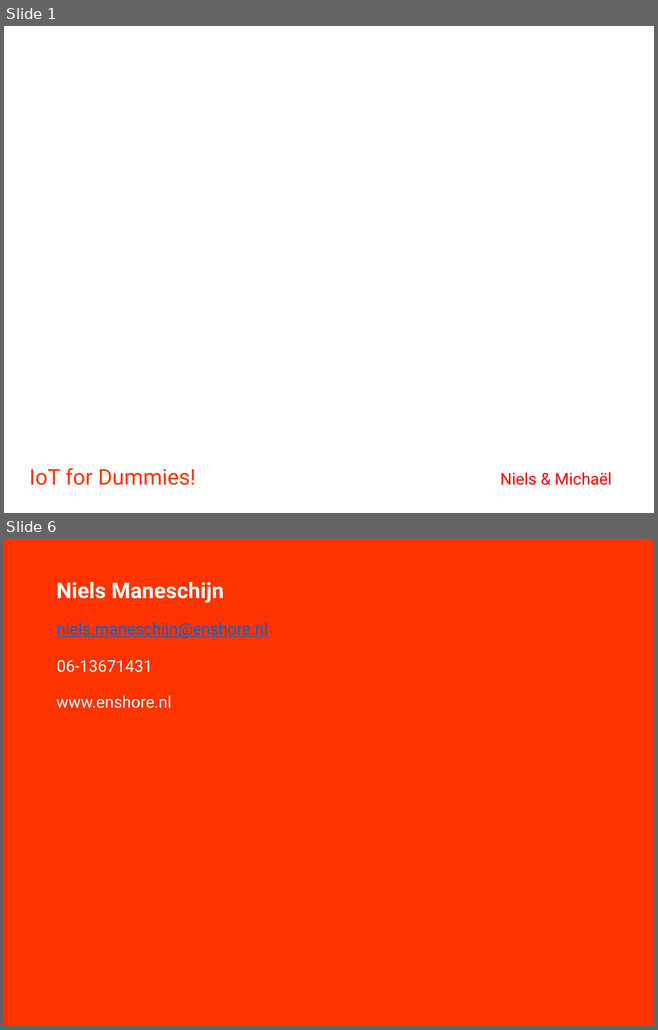
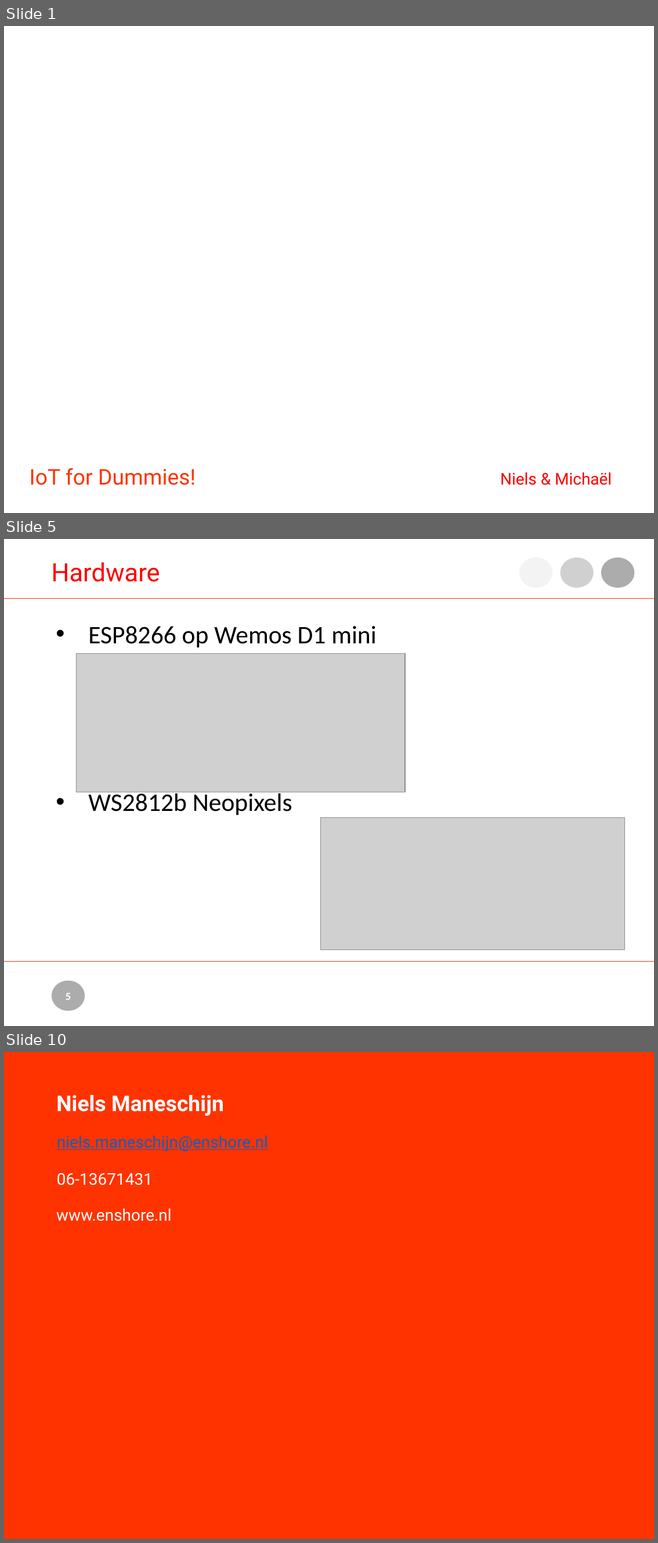
Before and after one commit to nielsmaneschijn/lotlr, a slide deck: doc/IOT for Dummies.pptx. Shown one above the other, each under a label of ours: slides 1 and 6 before the commit, slides 1, 5 and 10 after it; the slides between them are not shown. The pictures are 658x1030 and 658x1543 pixels, drawn with LibreOffice and Linux fonts; fonts in the diff are those of the drawing; grey boxes stand for pictures; background and template pictures are left out. Boxes give left, top, right and bottom in pixels: in the first picture for what was removed or moved away, otherwise in the second. Text is boxed around its words. In the diff, an @@ line names an element or a change of style, - is before the commit and + after.

```diff
--- a/doc/IOT for Dummies.pptx
+++ b/doc/IOT for Dummies.pptx
@@ slide 5 added at bbox=[4, 539, 654, 1026], background #FFFFFF @@
@@ text added at bbox=[52, 562, 160, 582], 28 pt, text #FF0000 @@
+Hardware
@@ ellipse added at bbox=[519, 557, 552, 588], fill #8A8A8A at 10% opacity @@
@@ ellipse added at bbox=[560, 557, 593, 588], fill #8A8A8A at 40% opacity @@
@@ ellipse added at bbox=[601, 557, 634, 588], fill #8A8A8A at 70% opacity @@
@@ line added from (4, 599) to (654, 599), #FF3300 1 pt @@
@@ text added at bbox=[88, 626, 376, 815], 28 pt, text #000000 @@
+• ESP8266 op Wemos D1 mini
+• WS2812b Neopixels
@@ picture added at bbox=[76, 653, 405, 792] @@
@@ picture added at bbox=[320, 817, 625, 950] @@
@@ line added from (4, 962) to (654, 962), #FF3300 1 pt @@
@@ ellipse added at bbox=[52, 981, 85, 1011], fill #8A8A8A at 70% opacity @@
@@ page number added at bbox=[65, 993, 71, 1000], 12 pt, text #FFFFFF, bold @@
+5
@@ what was slide 6 is now slide 10 @@
```
Also in this commit, not shown: 1 slide changed, 5 other slides added, 2 slides removed.
